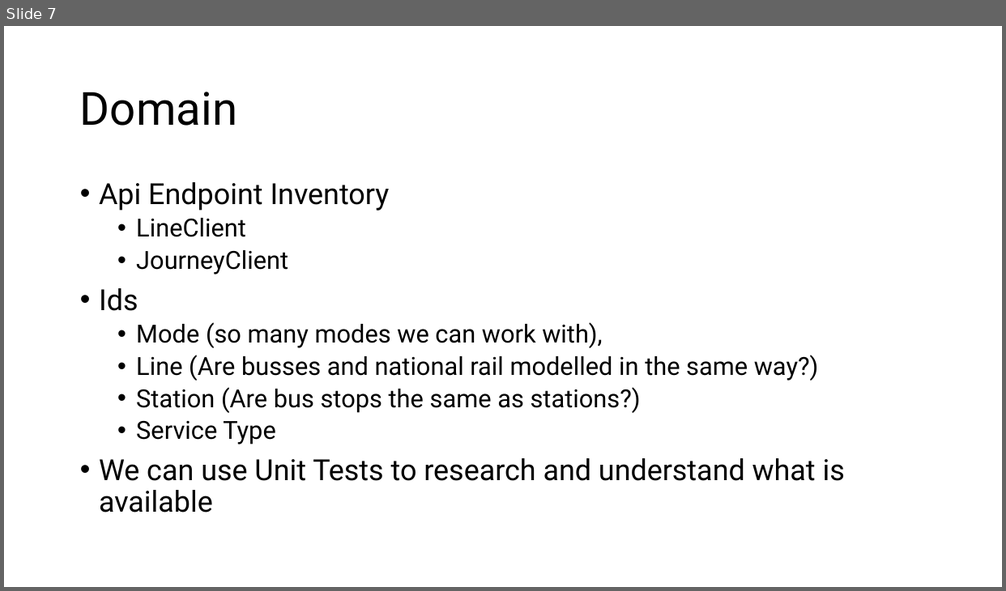
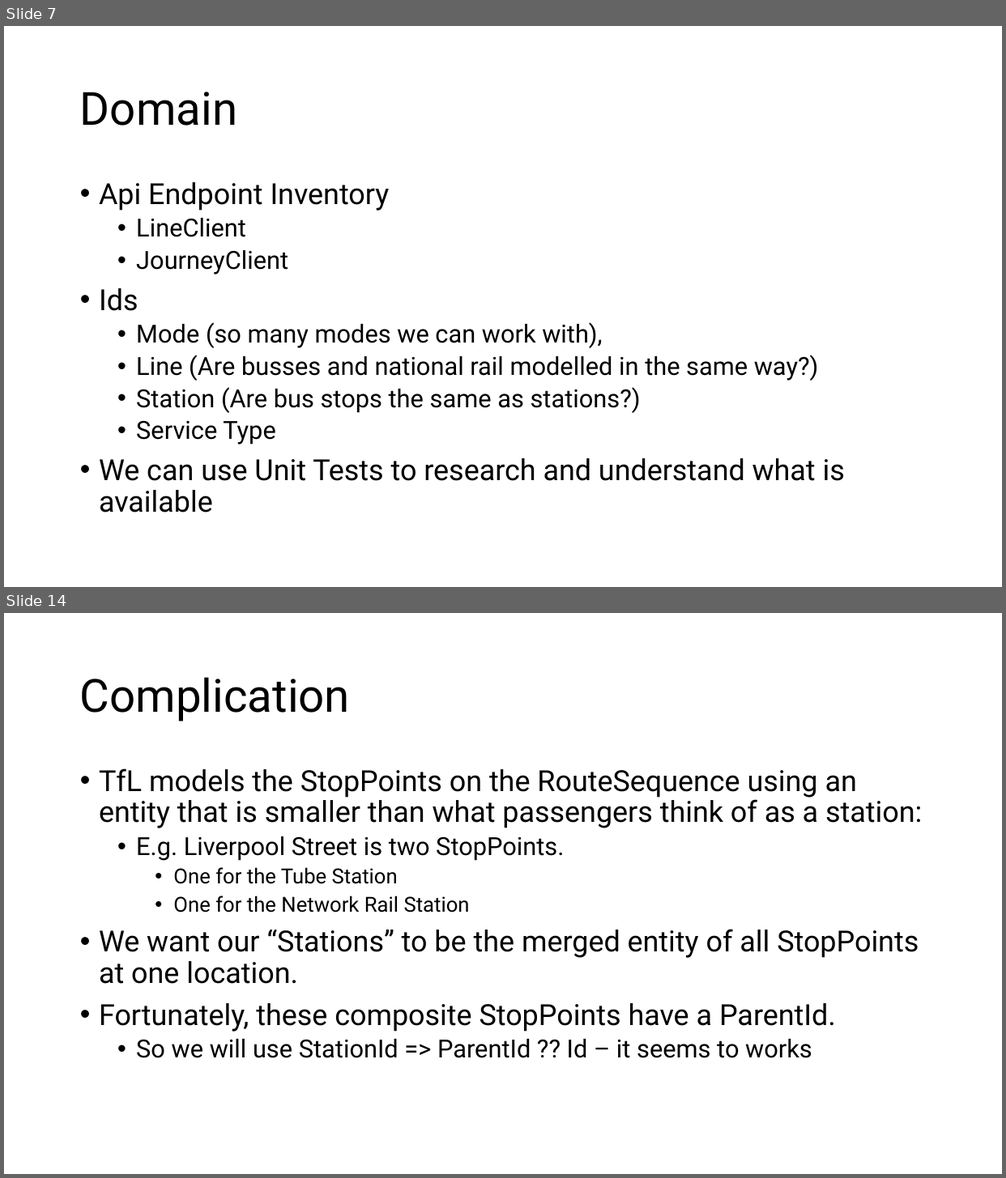
Before and after one commit to wai-t/CSIntro, a slide deck: ClassNotes/The Tfl Project.pptx. Shown one above the other, each under a label of ours: slide 7 before the commit, slides 7 and 14 after it; the slides between them are not shown. The pictures are 1006x591 and 1006x1178 pixels, drawn with LibreOffice and Linux fonts; fonts in the diff are those of the drawing. Boxes give left, top, right and bottom in pixels: in the first picture for what was removed or moved away, otherwise in the second. Text is boxed around its words. In the diff, an @@ line names an element or a change of style, - is before the commit and + after.

```diff
--- a/ClassNotes/The Tfl Project.pptx
+++ b/ClassNotes/The Tfl Project.pptx
@@ slide 14 added at [4,613,1002,1174], background #FFFFFF @@
@@ title added at [80,677,350,722], 44 pt, text #000000 @@
+Complication
@@ text added at [99,769,922,1059], 28 pt, text #000000 @@
+• TfL models the StopPoints on the RouteSequence using an entity that is smaller than what passengers think of as a station:
+  • E.g. Liverpool Street is two StopPoints.
+    • One for the Tube Station
+    • One for the Network Rail Station
+• We want our “Stations” to be the merged entity of all StopPoints at one location.
+• Fortunately, these composite StopPoints have a ParentId.
+  • So we will use StationId => ParentId ?? Id – it seems to works
```
Also in this commit, not shown: 8 other slides added.
